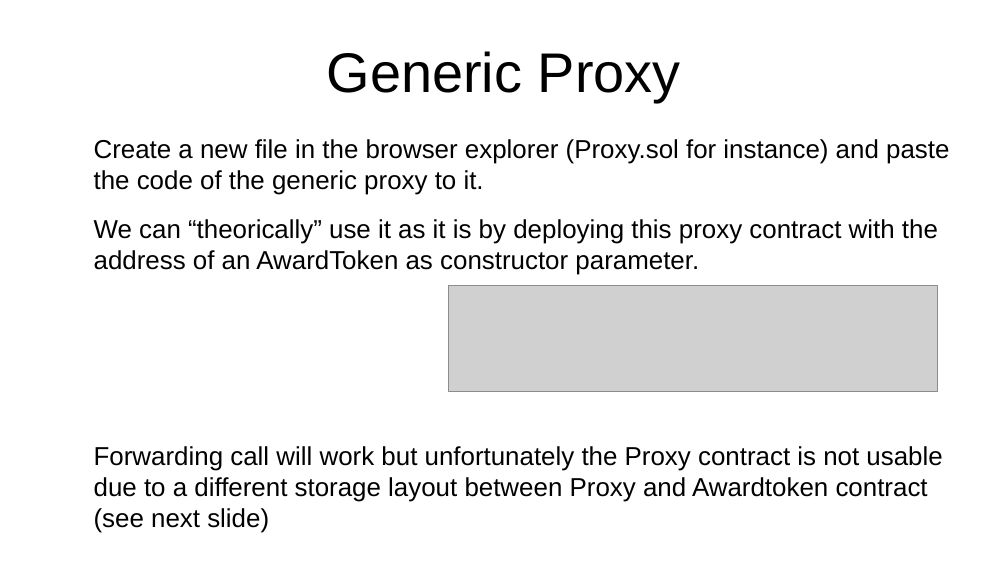
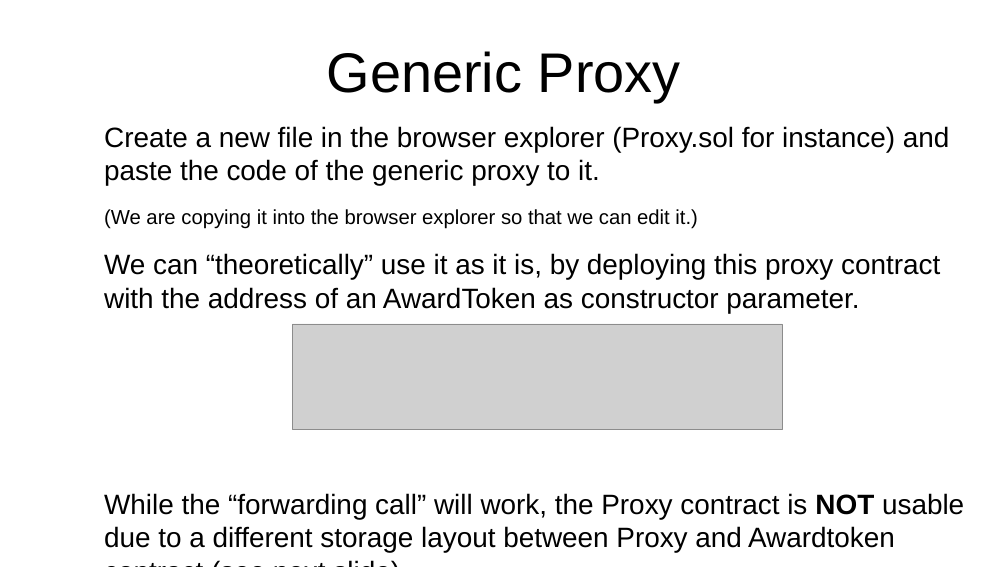
Before and after one commit to bunsenstraat/remix-workshops-cleanup, a slide deck: slide 11 of proxyContractAwardToken/ProxyContract.odp. Drawn at 1008x567 pixels with LibreOffice and Linux fonts; fonts in the diff are those of the drawing; grey boxes stand for pictures. Boxes give left, top, right and bottom in pixels: in the first picture for what was removed or moved away, otherwise in the second. Text is boxed around its words. In the diff, an @@ line names an element or a change of style, - is before the commit and + after.

```diff
--- a/proxyContractAwardToken/ProxyContract.odp
+++ b/proxyContractAwardToken/ProxyContract.odp
@@ text "Create a new file in ...": place and size @@
-text "Create a new file in ..." at (94, 139, 949, 533)
+text "Create a new file in ..." at (104, 126, 964, 552)
@@ text at (104, 126, 950, 185): size 20.4 to 22 pt in "Create a new file in the browser ..." @@
@@ text at (104, 209, 964, 552): text changed; size 20.4 to 22 pt @@
-We can “theorically” use it as it is by deploying this proxy contract with the address of an AwardToken as constructor parameter.
-Forwarding call will work but unfortunately the Proxy contract is not usable due to a different storage layout between Proxy and Awardtoken contract (see next slide)
+(We are copying it into the browser explorer so that we can edit it.)
+We can “theoretically” use it as it is, by deploying this proxy contract with the address of an AwardToken as constructor parameter.
+While the “forwarding call” will work, the Proxy contract is NOT usable due to a different storage layout between Proxy and Awardtoken contract (see next slide)
@@ picture: place and size @@
-picture at (448, 285, 938, 391)
+picture at (293, 324, 782, 430)
```
Also in this commit, not shown: 11 other slides changed, 2 slides added, 14 other files.
